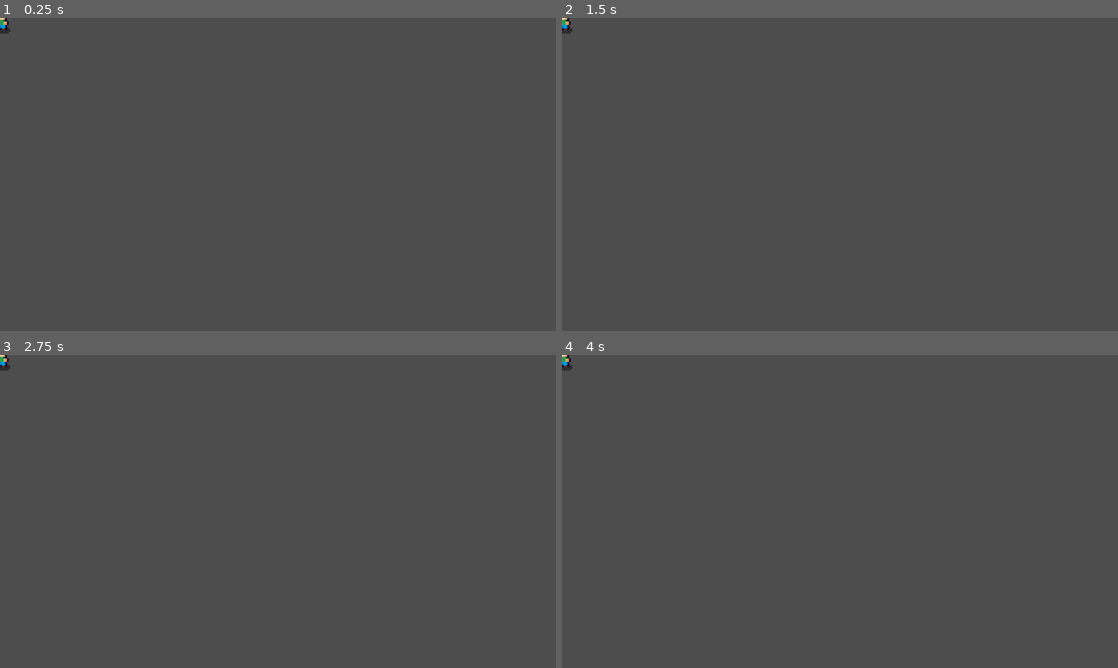
Above: before the commit, frames 1-4 (two rows, left to right).
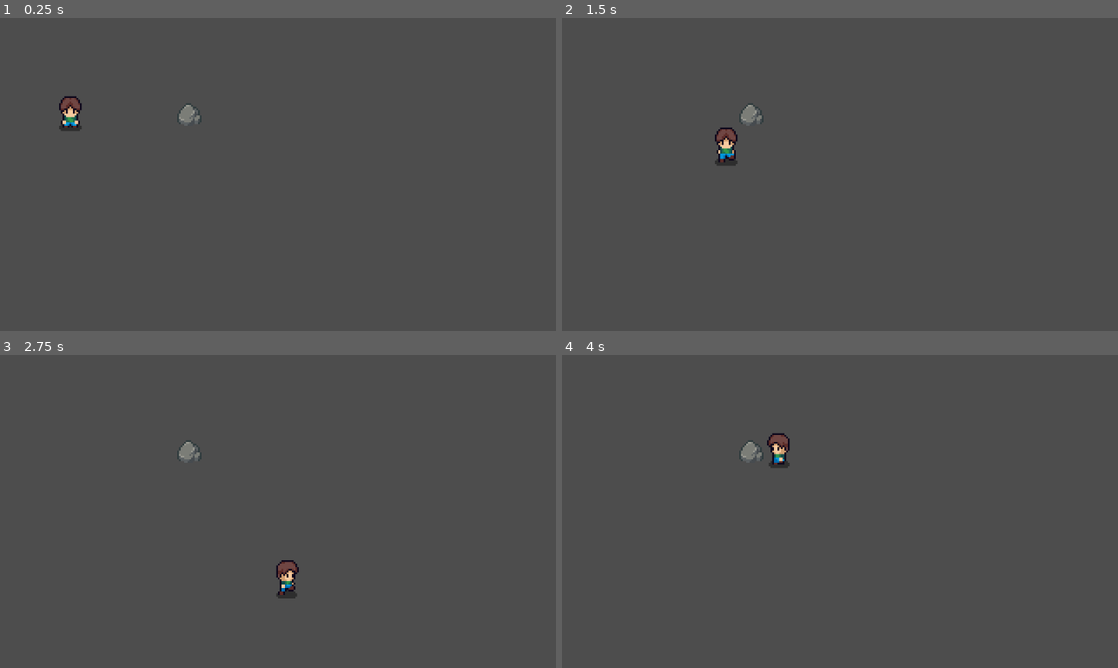
Above: after the commit, the same moments.

Repository: yi2003/mining
Game: Godot game, scene res://assets/scenes/level.tscn
The game is run twice, just before and just after one commit, with the same random seed, the same clock (stepped at 60 frames per second) and the same inputs. Before the commit the project starts from res://assets/scenes/player.tscn.
Inputs:
- Up to frame 1 (0.25 s): no input
- Up to frame 2 (1.5 s): hold Right (ui_right) 0.53-1.28 s; hold Down (ui_down) from 1.28 s (still down)
- Up to frame 3 (2.75 s): release Down (ui_down) at 2.03 s; hold Right (ui_right) from 2.03 s (still down)
- Up to frame 4 (4 s): release Right (ui_right) at 2.78 s; hold Up (ui_up) 2.78-3.53 s; hold Left (ui_left) from 3.53 s (still down)

The runs differ from the first frame. In frame 1, 0.6% of the frame differs, in the area x 0-37%, y 0-36%; in frame 2, 0.6%, in the area x 0-37%, y 0-48%; in frame 3, 0.6%; in frame 4, 0.6%.

Commit message:
Add player script and update scene configuration
- Add player.gd script with player behavior
- Attach script to Player node in player.tscn
- Update player animation from die to idle_down
- Reorder nodes in level.tscn (Player after Rock)
- Add input action mappings in project.godot
- Update main scene reference in project.godot

Co-Authored-By: Claude Opus 4.6 <noreply@anthropic.com>

Diff:
--- a/assets/scenes/level.tscn
+++ b/assets/scenes/level.tscn
@@ -5,8 +5,8 @@
 
 [node name="Level" type="Node2D" unique_id=456164857]
 
+[node name="Rock" parent="." unique_id=1075422711 instance=ExtResource("2_ckblc")]
+position = Vector2(109, 56)
+
 [node name="Player" parent="." unique_id=1413802782 instance=ExtResource("1_dyaho")]
 position = Vector2(41, 56)
-
-[node name="Rock" parent="." unique_id=1075422711 instance=ExtResource("2_ckblc")]
-position = Vector2(109, 56)
--- a/assets/scenes/player.tscn
+++ b/assets/scenes/player.tscn
@@ -1,6 +1,7 @@
 [gd_scene format=3 uid="uid://cion5uuq4bmxv"]
 
 [ext_resource type="Texture2D" uid="uid://bf0k4qsoxkmm0" path="res://assets/images/player/Player.png" id="1_rwm0n"]
+[ext_resource type="Script" uid="uid://blt5v41woo3ae" path="res://assets/scripts/player.gd" id="2_script"]
 
 [sub_resource type="AtlasTexture" id="AtlasTexture_rwm0n"]
 atlas = ExtResource("1_rwm0n")
@@ -277,10 +278,11 @@
 size = Vector2(13, 8)
 
 [node name="Player" type="CharacterBody2D" unique_id=1413802782]
+script = ExtResource("2_script")
 
 [node name="AnimatedSprite2D" type="AnimatedSprite2D" parent="." unique_id=2057629261]
 sprite_frames = SubResource("SpriteFrames_u8vuu")
-animation = &"die"
+animation = &"idle_down"
 
 [node name="CollisionShape2D" type="CollisionShape2D" parent="." unique_id=892197776]
 position = Vector2(-0.5, 5)
--- /dev/null
+++ b/assets/scripts/player.gd
@@ -0,0 +1,44 @@
+extends CharacterBody2D
+
+const SPEED = 100.0
+
+@onready var animated_sprite = $AnimatedSprite2D
+
+func _ready():
+	# Start with idle animation
+	animated_sprite.play("idle_down")
+
+func _physics_process(_delta):
+	# Get input direction
+	var direction = Vector2.ZERO
+	direction.x = Input.get_axis("ui_left", "ui_right")
+	direction.y = Input.get_axis("ui_up", "ui_down")
+
+	# Set velocity
+	velocity = direction * SPEED
+
+	# Move and slide
+	move_and_slide()
+
+	# Handle animations
+	if direction.length() > 0:
+		if abs(direction.x) > abs(direction.y):
+			# Horizontal movement dominant
+			if direction.x > 0:
+				animated_sprite.play("run_right")
+				animated_sprite.flip_h = false
+			else:
+				animated_sprite.play("run_right")
+				animated_sprite.flip_h = true
+		else:
+			# Vertical movement dominant
+			if direction.y > 0:
+				animated_sprite.play("run_down")
+			else:
+				animated_sprite.play("run_up")
+	else:
+		# Idle - match the last facing direction
+		if animated_sprite.flip_h:
+			animated_sprite.play("idle_up")
+		else:
+			animated_sprite.play("idle_down")
--- a/project.godot
+++ b/project.godot
@@ -11,7 +11,7 @@
 [application]
 
 config/name="Mining"
-run/main_scene="uid://cion5uuq4bmxv"
+run/main_scene="uid://dvimrwetk18e0"
 config/features=PackedStringArray("4.6", "Forward Plus")
 config/icon="res://icon.svg"
 
@@ -23,6 +23,129 @@
 window/size/window_height_override=720
 window/stretch/mode="canvas_items"
 
+[input]
+
+ui_accept={
+"deadzone": 0.5,
+"events": [{
+"keycode": 4194309
+}, {
+"keycode": 4194321
+}]
+}
+ui_select={
+"deadzone": 0.5,
+"events": [{
+"keycode": 4194309
+}, {
+"keycode": 4194321
+}]
+}
+ui_cancel={
+"deadzone": 0.5,
+"events": [{
+"keycode": 4194305
+}]
+}
+ui_focus_next={
+"deadzone": 0.5,
+"events": [{
+"keycode": 4194314
+}]
+}
+ui_focus_prev={
+"deadzone": 0.5,
+"events": [{
+"keycode": 4194310,
+"shift_pressed": true
+}]
+}
+ui_left={
+"deadzone": 0.5,
+"events": [{
+"keycode": 4194319
+}, Object(InputEventKey,"resource_local_to_scene":false,"resource_name":"","device":-1,"window_id":0,"alt_pressed":false,"shift_pressed":false,"ctrl_pressed":false,"meta_pressed":false,"pressed":false,"keycode":0,"physical_keycode":4194319,"key_label":0,"unicode":0,"location":0,"echo":false,"script":null)
+]
+}
+ui_right={
+"deadzone": 0.5,
+"events": [{
+"keycode": 4194321
+}, Object(InputEventKey,"resource_local_to_scene":false,"resource_name":"","device":-1,"window_id":0,"alt_pressed":false,"shift_pressed":false,"ctrl_pressed":false,"meta_pressed":false,"pressed":false,"keycode":0,"physical_keycode":4194321,"key_label":0,"unicode":0,"location":0,"echo":false,"script":null)
+]
+}
+ui_up={
+"deadzone": 0.5,
+"events": [{
+"keycode": 4194320
+}, Object(InputEventKey,"resource_local_to_scene":false,"resource_name":"","device":-1,"window_id":0,"alt_pressed":false,"shift_pressed":false,"ctrl_pressed":false,"meta_pressed":false,"pressed":false,"keycode":0,"physical_keycode":4194320,"key_label":0,"unicode":0,"location":0,"echo":false,"script":null)
+]
+}
+ui_down={
+"deadzone": 0.5,
+"events": [{
+"keycode": 4194322
+}, Object(InputEventKey,"resource_local_to_scene":false,"resource_name":"","device":-1,"window_id":0,"alt_pressed":false,"shift_pressed":false,"ctrl_pressed":false,"meta_pressed":false,"pressed":false,"keycode":0,"physical_keycode":4194322,"key_label":0,"unicode":0,"location":0,"echo":false,"script":null)
+]
+}
+ui_page_up={
+"deadzone": 0.5,
+"events": [{
+"keycode": 4194322
+}]
+}
+ui_page_down={
+"deadzone": 0.5,
+"events": [{
+"keycode": 4194323
+}]
+}
+ui_text_completion_accept={
+"deadzone": 0.5,
+"events": [{
+"keycode": 4194309
+}]
+}
+ui_text_backspace={
+"deadzone": 0.5,
+"events": [{
+"keycode": 4194312
+}]
+}
+ui_text_caret_add_above={
+"deadzone": 0.5,
+"events": [{
+"keycode": 4194319,
+"shift_pressed": true
+}, {
+"keycode": 4194319
+}]
+}
+ui_text_completion_query_next={
+"deadzone": 0.5,
+"events": [{
+"keycode": 4194320
+}]
+}
+ui_text_completion_query_next_with_prefix={
+"deadzone": 0.5,
+"events": [{
+"keycode": 4194320
+}]
+}
+ui_text_completion_query_prev={
+"deadzone": 0.5,
+"events": [{
+"keycode": 4194319
+}]
+}
+ui_text_completion_query_prev_with_prefix={
+"deadzone": 0.5,
+"events": [{
+"keycode": 4194319
+}]
+}
+
 [physics]
 
 3d/physics_engine="Jolt Physics"
Not shown, added: assets/scripts/player.gd.uid
